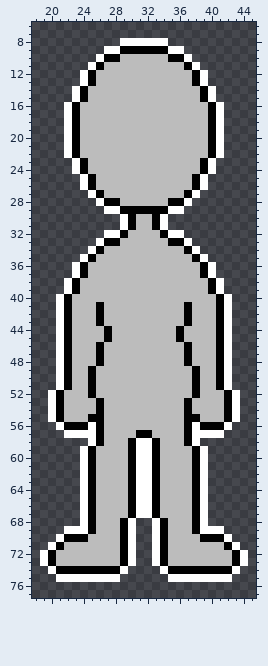
One commit to this sprite sheet: img/placeholder.png. Above: the version before the commit.
The file is 128x164 pixels, drawn in blocks of 2x2; one block is one cell here. Shown: x 18..45, y 6..77.
Once edited:
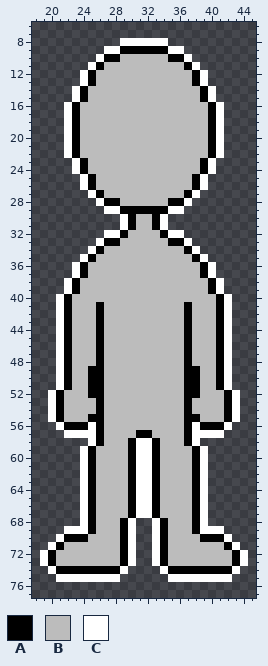
Palette (. is transparent): A #000000  B #bcbcbc  C #ffffff
Edits made:
The author changed colour B to colour A in rows 44 to 45 at x 26 and 37; in rows 49 to 52 at x 26 and 37.
The author changed colour A to colour B in rows 44 to 45 at x 27 and 36.
